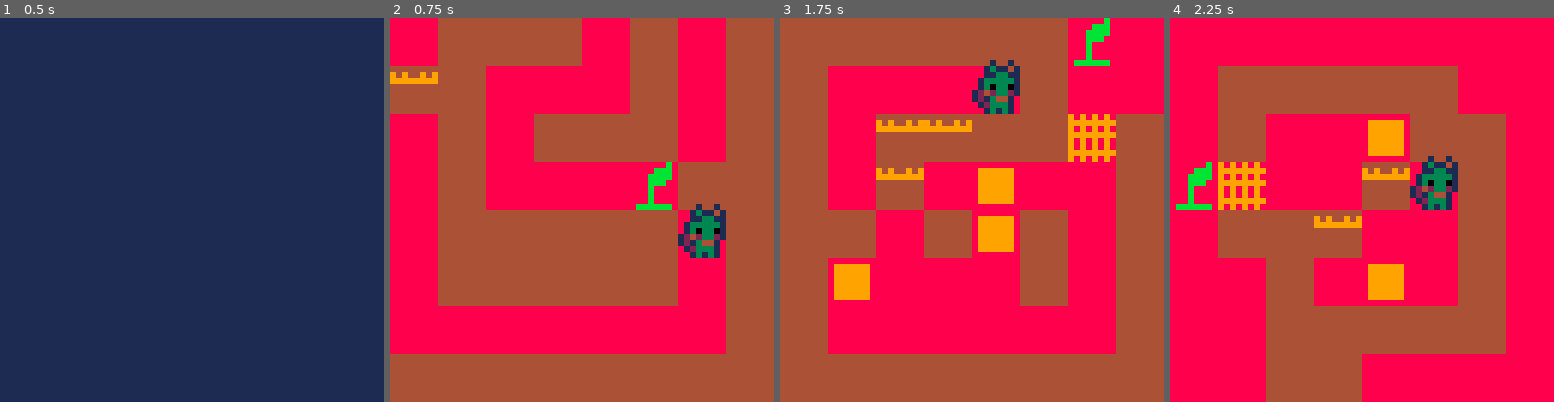
Above: before the commit, frames 1-4 (left to right).
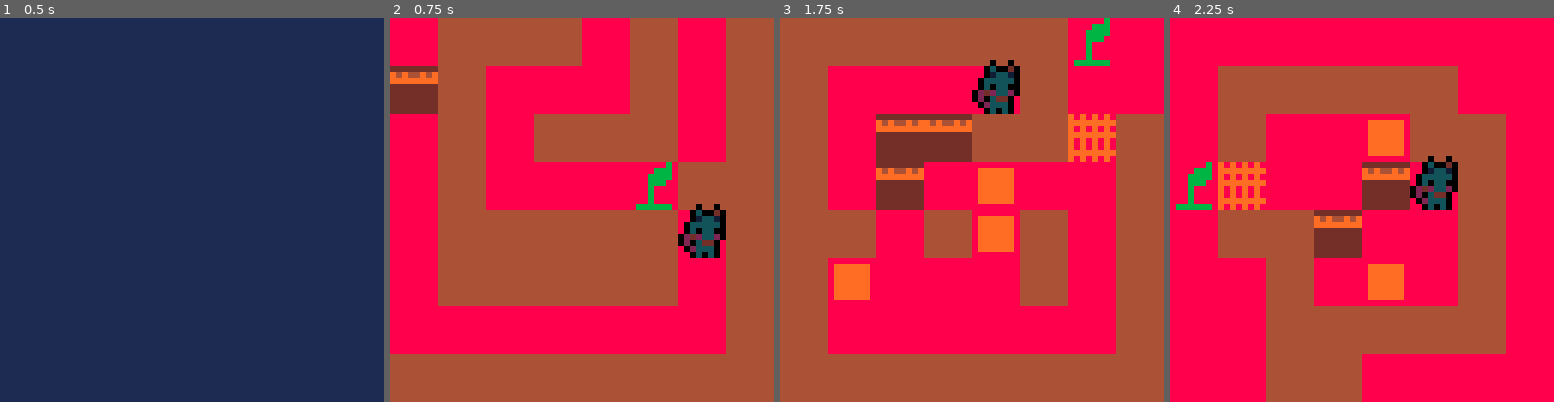
Above: after the commit, the same moments.

Repository: konata-chan404/Kitty-Kondo
Game: PICO-8 cartridge game.p8
Same seed, same stepped clock (60 frames per second), same inputs: the game is played once before the commit and once after it.
Inputs:
- Up to frame 1 (0.5 s): tap X (X key) at 0.33 s
- Up to frame 2 (0.75 s): tap O (Z key) at 0.7 s
- Up to frame 3 (1.75 s): tap X (X key) at 1.07 s; hold Right from 1.6 s (still down); tap O (Z key) at 1.7 s
- Up to frame 4 (2.25 s): tap X (X key) at 1.85 s; release Right at 2.1 s; tap O (Z key) at 2.1 s; hold Up from 2.15 s (still down)

Frame 1 is identical in both runs. In frame 2, 3.1% of the frame differs, in the area x 0-88%, y 12-63%; in frame 3, 9.7%, in the area x 14-88%, y 0-74%; in frame 4, 7.4%.

Commit message:
palette fix

Diff:
--- a/game.p8
+++ b/game.p8
@@ -668,8 +668,9 @@
 end
 
 function load_palette(palette)
+	pal()
 	for i=1,#palette do
-		pal(i-1, palette[i])
+		pal(i-1, palette[i], 1)
 	end
 end
 
